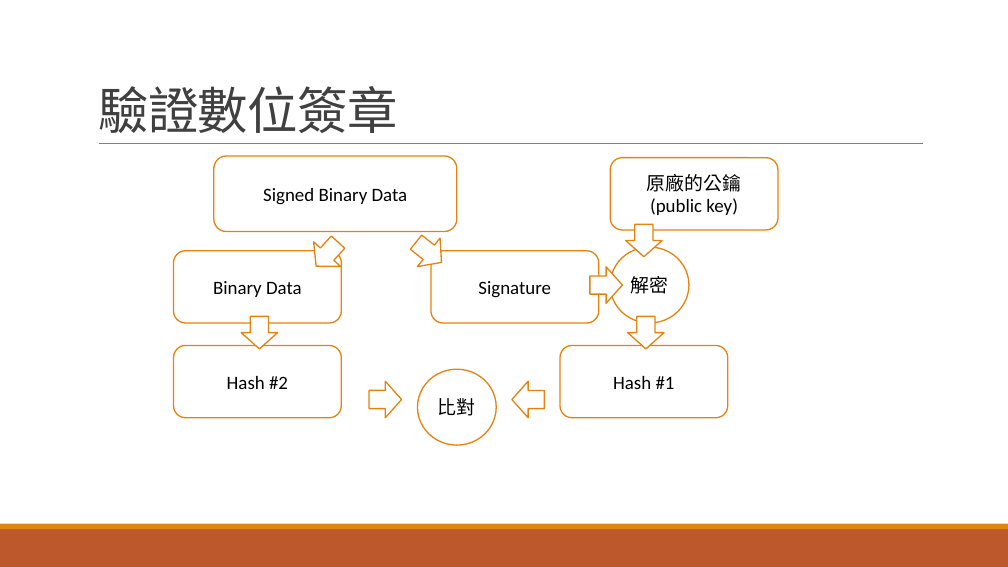
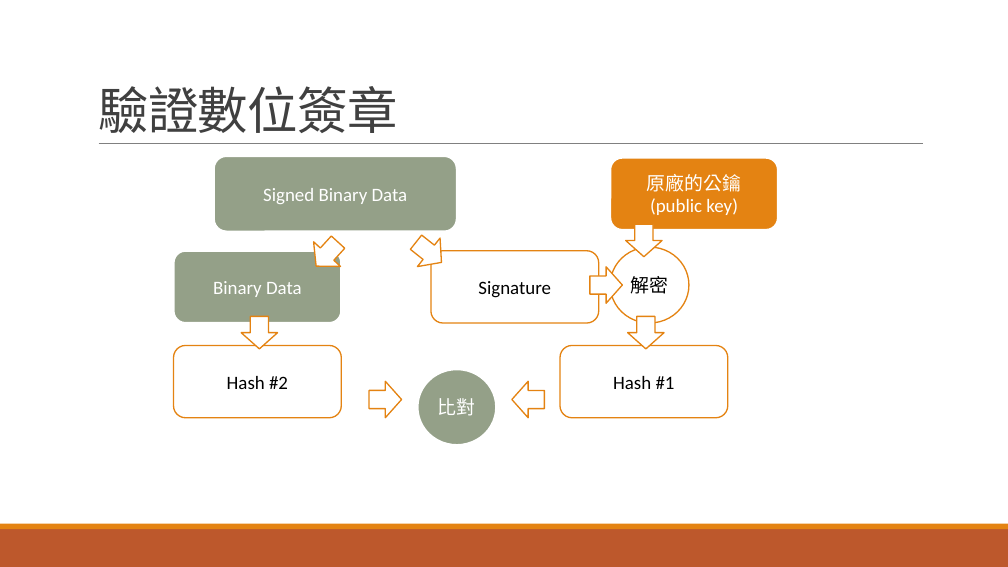
Before and after one commit to andrew0928/MeetUp.ApiTokenDemo, a slide deck: slide 7 of APITOKEN-DEMO.pptx (slide 11 before the commit). Drawn at 1008x567 pixels with LibreOffice and Linux fonts; fonts in the diff are those of the drawing. Boxes give left, top, right and bottom in pixels: in the first picture for what was removed or moved away, otherwise in the second. Text is boxed around its words. In the diff, an @@ line names an element or a change of style, - is before the commit and + after.

```diff
--- a/APITOKEN-DEMO.pptx
+++ b/APITOKEN-DEMO.pptx
@@ rounded rectangle "原廠的公鑰" at <box>610,158,778,231</box>: text colour #000000 to #FFFFFF; fill #FFFFFF to #E48312; outline #E48312 1.25 pt to #FFFFFF 2 pt @@
@@ text colour #000000 to #FFFFFF; fill #FFFFFF to #94A088; outline #E48312 1.25 pt to #FFFFFF 2 pt in 3 elements at <box>214,156,457,231</box>, <box>174,251,342,324</box>, <box>417,369,496,445</box> @@
```
Also in this commit, not shown: 6 other slides changed, 4 slides added, 1 slide removed, 13 other files.
